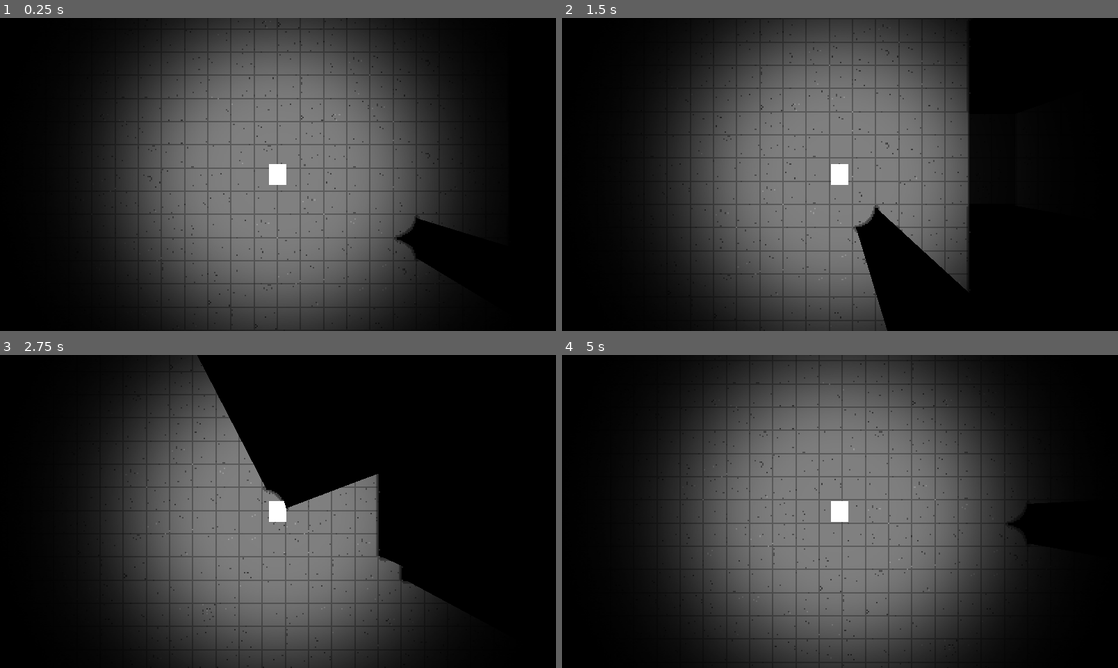
Above: before the commit, frames 1-4 (two rows, left to right).
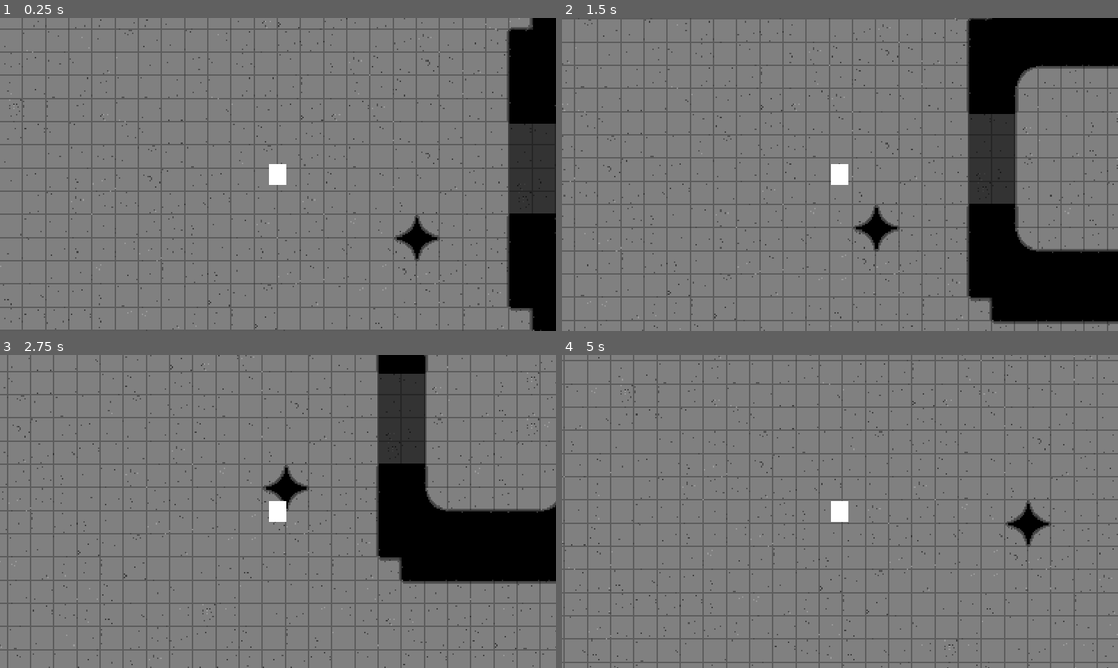
Above: after the commit, the same moments.

Repository: LukeCGG/Test-Of-Time
Game: Godot game, scene res://assets/levels/level.tscn
Two runs of this game, one before a commit and one after it. Both use one fixed random seed, a clock stepped at 60 frames per second and the inputs below. Before the commit the project starts from res://assets/levels/starting_area.tscn.
Inputs:
- Up to frame 1 (0.25 s): no input
- Up to frame 2 (1.5 s): tap Enter at 0.5 s; hold D (PLAYER_RIGHT) 0.53-1.28 s; hold Shift (SPRINT) 0.53-1.28 s; hold S (PLAYER_DOWN) from 1.28 s (still down); tap Shift (SPRINT) at 1.35 s
- Up to frame 3 (2.75 s): release S (PLAYER_DOWN) at 2.03 s; hold D (PLAYER_RIGHT) from 2.03 s (still down); hold Shift (SPRINT) from 2.03 s (still down)
- Up to frame 4 (5 s): release D (PLAYER_RIGHT) at 2.78 s; release Shift (SPRINT) at 2.78 s; hold W (PLAYER_UP) 2.78-3.53 s; tap Shift (SPRINT) at 2.85, 4.35 s; hold Shift (SPRINT) 3.53-4.28 s; hold A (PLAYER_LEFT) from 3.53 s (still down)

The runs differ from the first frame. In frame 1, 73% of the frame differs, in the area x 0-100%, y 0-100%; in frame 2, 68%; in frame 3, 76%; in frame 4, 79%.

Commit message:
test changes

Diff:
--- /dev/null
+++ b/assets/Vignette.gdshader
@@ -0,0 +1,22 @@
+shader_type canvas_item;
+
+uniform vec4 color : source_color = vec4(0.0, 0.0, 0.0, 1); // Vignette color and strength
+uniform float radius : hint_range(0.0, 1.0) = 0.60; // The radius of the vignette effect
+uniform float softness : hint_range(0.0, 1.0) = 0.45; // How soft the vignette edges are
+
+void fragment() {
+    vec2 uv = UV;
+    vec2 center = vec2(0.5, 0.5); // Screen center in normalized coordinates
+
+    // Distance from the current fragment to the center of the screen
+    float dist = distance(uv, center);
+
+    // Calculate vignette effect
+    float vignette = 1.0 - smoothstep(radius, radius - softness, dist);
+
+    // Apply vignette color based on vignette strength
+    vec4 vignette_color = mix(vec4(0), color, vignette);
+
+    // Final output
+    COLOR = texture(TEXTURE, UV) * vignette_color;
+}
--- /dev/null
+++ b/assets/Vignette.tres
@@ -0,0 +1,9 @@
+[gd_resource type="ShaderMaterial" load_steps=2 format=3 uid="uid://brltnu0bmijto"]
+
+[ext_resource type="Shader" path="res://assets/Vignette.gdshader" id="1_1anmq"]
+
+[resource]
+shader = ExtResource("1_1anmq")
+shader_parameter/color = Color(0, 0, 0, 1)
+shader_parameter/radius = 0.6
+shader_parameter/softness = 0.45
--- a/assets/levels/starting_area.tscn
+++ b/assets/levels/level.tscn
@@ -1,12 +1,12 @@
 [gd_scene load_steps=47 format=4 uid="uid://hwyutvpqoi5o"]
 
-[ext_resource type="PackedScene" uid="uid://dt05g07hi24cc" path="res://assets/player/Player.tscn" id="1_u8i7y"]
-[ext_resource type="Texture2D" uid="uid://cobswqncgthnx" path="res://assets/player/Light.png" id="2_iyx6j"]
-[ext_resource type="TileSet" uid="uid://bbbre2431dtgn" path="res://assets/tile_sets/tileset-scenes/Floors_Tileset.tres" id="3_i7oe2"]
-[ext_resource type="Script" path="res://assets/levels/obstacles.gd" id="3_rnxky"]
-[ext_resource type="PackedScene" uid="uid://cd084bgui54b4" path="res://assets/enemy/Enemy.tscn" id="5_08b0m"]
-[ext_resource type="Texture2D" uid="uid://bb7yb5xf4lnd" path="res://assets/tile_sets/room/Walls.png" id="5_h0yxy"]
-[ext_resource type="Texture2D" uid="uid://dklracf8t5p2b" path="res://assets/tile_sets/room/Windows.png" id="6_dv64b"]
+[ext_resource type="TileSet" uid="uid://bbbre2431dtgn" path="res://assets/tile_sets/tileset-scenes/Floors_Tileset.tres" id="1_0epag"]
+[ext_resource type="Script" path="res://assets/levels/obstacles.gd" id="2_su1yg"]
+[ext_resource type="Texture2D" uid="uid://bb7yb5xf4lnd" path="res://assets/tile_sets/room/Walls.png" id="3_3c3ef"]
+[ext_resource type="Texture2D" uid="uid://dklracf8t5p2b" path="res://assets/tile_sets/room/Windows.png" id="4_5ksm6"]
+[ext_resource type="PackedScene" uid="uid://dt05g07hi24cc" path="res://assets/player/Player.tscn" id="5_qqngw"]
+[ext_resource type="Texture2D" uid="uid://cobswqncgthnx" path="res://assets/player/Light.png" id="6_yv70x"]
+[ext_resource type="PackedScene" uid="uid://cd084bgui54b4" path="res://assets/enemy/Enemy.tscn" id="7_a8boi"]
 
 [sub_resource type="OccluderPolygon2D" id="OccluderPolygon2D_idxcy"]
 polygon = PackedVector2Array(-8, 6, -8, -8, 5.75, -8, -0.125, -6.125, -3.375, -4.375, -6, 0)
@@ -647,21 +647,21 @@
 sources/0 = SubResource("TileSetAtlasSource_ip4kb")
 sources/1 = SubResource("TileSetAtlasSource_wpxxx")
 
-[node name="StartingArea" type="Node2D"]
+[node name="Level" type="Node2D"]
 
 [node name="TileLayers" type="Node2D" parent="."]
 
 [node name="Floor" type="TileMapLayer" parent="TileLayers"]
 z_index = -3
 tile_map_data = PackedByteArray("AAAAAAAAAAAAAAcAAAAAAAEAAAABAAQAAAAAAAIAAAAFAAUAAAAAAAMAAAAHAAMAAAAAAAQAAAAGAAQAAAAAAA …(32944 unchanged characters)…
-tile_set = ExtResource("3_i7oe2")
-script = ExtResource("3_rnxky")
+tile_set = ExtResource("1_0epag")
+script = ExtResource("2_su1yg")
 
 [node name="Walls" type="TileMapLayer" parent="TileLayers"]
 tile_map_data = PackedByteArray("AAAAAP//AAAFAAIAAAAAAAAAAAAAAAAAAAAAACEAAAAAAAcAAAAAACIAAAAFAAIAAAABAP//AAAEAAYAAAABAC …(5680 unchanged characters)…
 tile_set = SubResource("TileSet_254kf")
 
-[node name="Player" parent="." instance=ExtResource("1_u8i7y")]
+[node name="Player" parent="." instance=ExtResource("5_qqngw")]
 position = Vector2(480, 260)
 motion_mode = 1
 
@@ -671,20 +671,22 @@
 zoom = Vector2(3, 3)
 
 [node name="WallsShadows" type="PointLight2D" parent="Player"]
+visible = false
 blend_mode = 2
 shadow_enabled = true
 shadow_color = Color(0, 0, 0, 1)
-texture = ExtResource("2_iyx6j")
+texture = ExtResource("6_yv70x")
 texture_scale = 0.8
 
 [node name="WindowShadows" type="PointLight2D" parent="Player"]
+visible = false
 blend_mode = 2
 range_z_min = -1023
 shadow_enabled = true
 shadow_color = Color(0, 0, 0, 0.705882)
 shadow_item_cull_mask = 3
-texture = ExtResource("2_iyx6j")
+texture = ExtResource("6_yv70x")
 texture_scale = 0.8
 
-[node name="Enemy" parent="." instance=ExtResource("5_08b0m")]
+[node name="Enemy" parent="." instance=ExtResource("7_a8boi")]
 position = Vector2(112, 256)
--- /dev/null
+++ b/assets/player/Vignette.tscn
@@ -0,0 +1,26 @@
+[gd_scene load_steps=3 format=3 uid="uid://gn7e6aob7xpm"]
+
+[ext_resource type="Shader" path="res://assets/Vignette.gdshader" id="1_4xv28"]
+
+[sub_resource type="ShaderMaterial" id="ShaderMaterial_o3tpj"]
+shader = ExtResource("1_4xv28")
+shader_parameter/color = Color(0, 0, 0, 1)
+shader_parameter/radius = 0.6
+shader_parameter/softness = 0.45
+
+[node name="Vignette" type="ColorRect"]
+material = SubResource("ShaderMaterial_o3tpj")
+anchors_preset = 15
+anchor_right = 1.0
+anchor_bottom = 1.0
+grow_horizontal = 2
+grow_vertical = 2
+
+[node name="ColorRect" type="ColorRect" parent="."]
+z_index = -1
+layout_mode = 1
+anchors_preset = 15
+anchor_right = 1.0
+anchor_bottom = 1.0
+grow_horizontal = 2
+grow_vertical = 2
--- a/project.godot
+++ b/project.godot
@@ -11,7 +11,7 @@
 [application]
 
 config/name="Test Of Time"
-run/main_scene="res://assets/levels/starting_area.tscn"
+run/main_scene="res://assets/levels/level.tscn"
 config/features=PackedStringArray("4.3", "Forward Plus")
 config/icon="res://icon.svg"
 
Not shown: 2 places in assets/levels/level.tscn that only renumber resources
